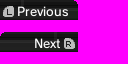
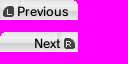
Revision of a layered 128x64 image; what changed, layer by layer:
hid "Next #1" over 35, 38, 60, 49
showed "Next" over 35, 38, 60, 49
hid "Previous #1" over 18, 6, 68, 17
showed "Previous" over 18, 6, 68, 17
hid "Black L" over 3, 6, 14, 17
hid "Front Black L shoulder", opacity 95% → 75% over 0, 0, 78, 20
hid "Black BG L" over 0, 0, 78, 20
hid "Back Black L shoulder" over 0, 0, 78, 20
hid "Black R" over 64, 38, 75, 49
hid "Front Black R shoulder", opacity 95% → 75% over 0, 32, 78, 52
hid "Black BG R" over 0, 32, 78, 52
hid "Back Black R shoulder" over 0, 32, 78, 52
showed "White L" over 3, 6, 14, 17
showed "Front White L shoulder", opacity 50% → 75% over 0, 0, 78, 20
showed "White BG L" over 0, 0, 78, 20
showed "Back White L shoulder" over 0, 0, 78, 20
showed "White R" over 64, 38, 75, 49
showed "Front White R shoulder", opacity 50% → 75% over 0, 32, 78, 52
showed "White BG R" over 0, 32, 78, 52
showed "Back White R shoulder" over 0, 32, 78, 52
